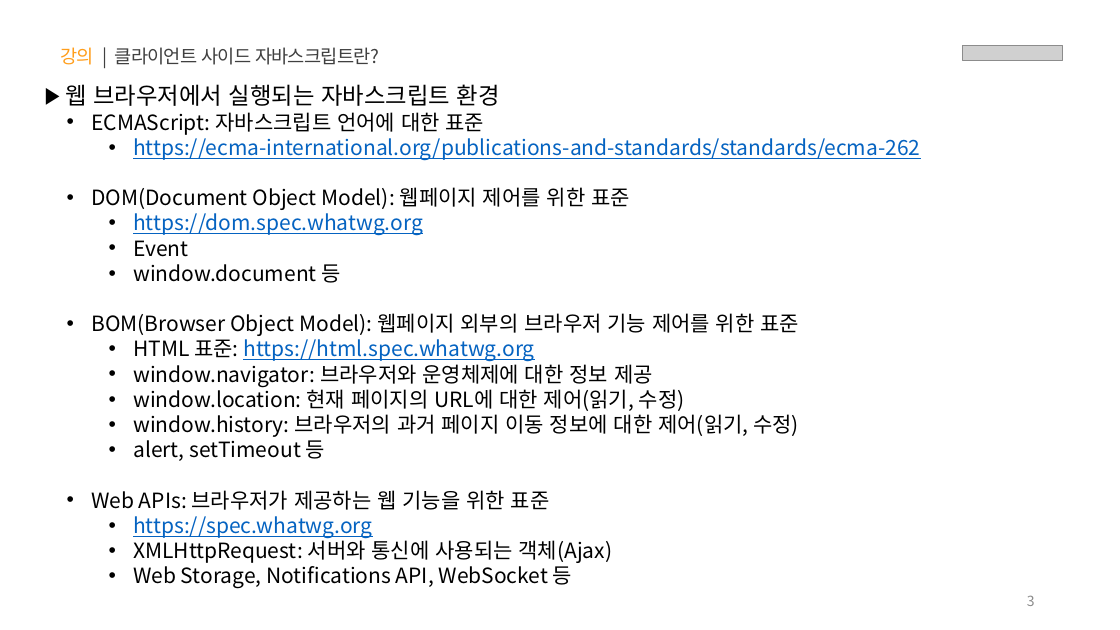
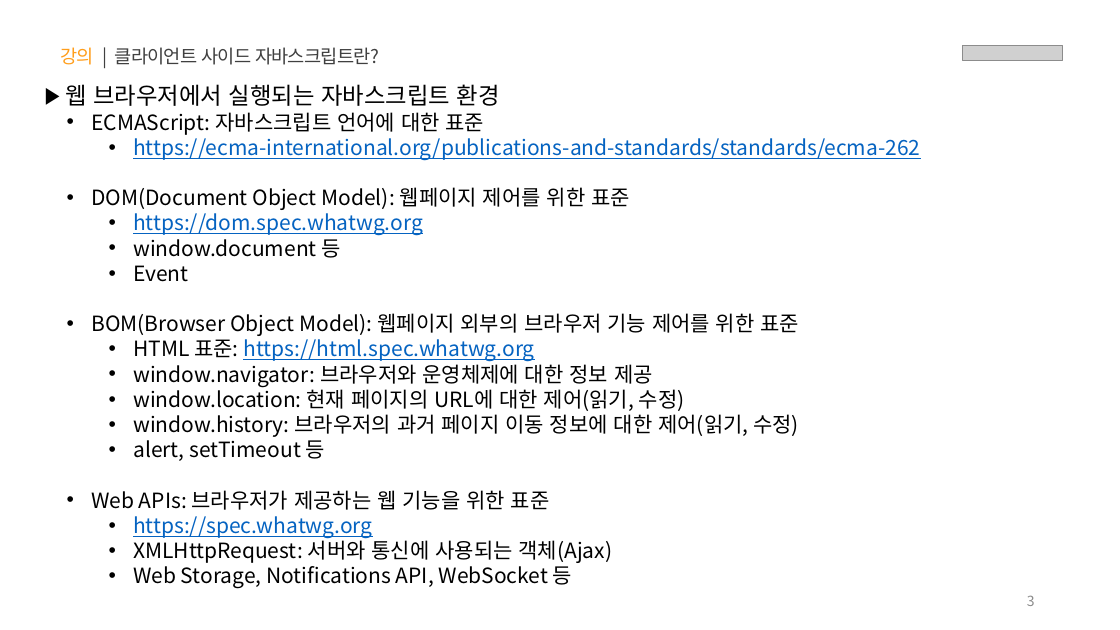
Before and after one commit to yebin-jeong/learn-js, a slide deck: slide 3 of PPT/05.자바스크립트 - 클라이언트 사이드(Event, DOM, Ajax, Web APIs).pptx. Drawn at 1120x630 pixels with LibreOffice and Linux fonts; fonts in the diff are those of the drawing; grey boxes stand for pictures. Boxes give left, top, right and bottom in pixels: in the first picture for what was removed or moved away, otherwise in the second. Text is boxed around its words. In the diff, an @@ line names an element or a change of style, - is before the commit and + after.

```diff
--- a/PPT/05.자바스크립트 - 클라이언트 사이드(Event, DOM, Ajax, Web APIs).pptx
+++ b/PPT/05.자바스크립트 - 클라이언트 사이드(Event, DOM, Ajax, Web APIs).pptx
@@ text at bbox=[133, 239, 341, 258]: paragraph added @@
+    • window.document 등
@@ text at bbox=[133, 264, 341, 283]: paragraph removed @@
-    • window.document 등
```
Also in this commit, not shown: 1 other slide changed.
